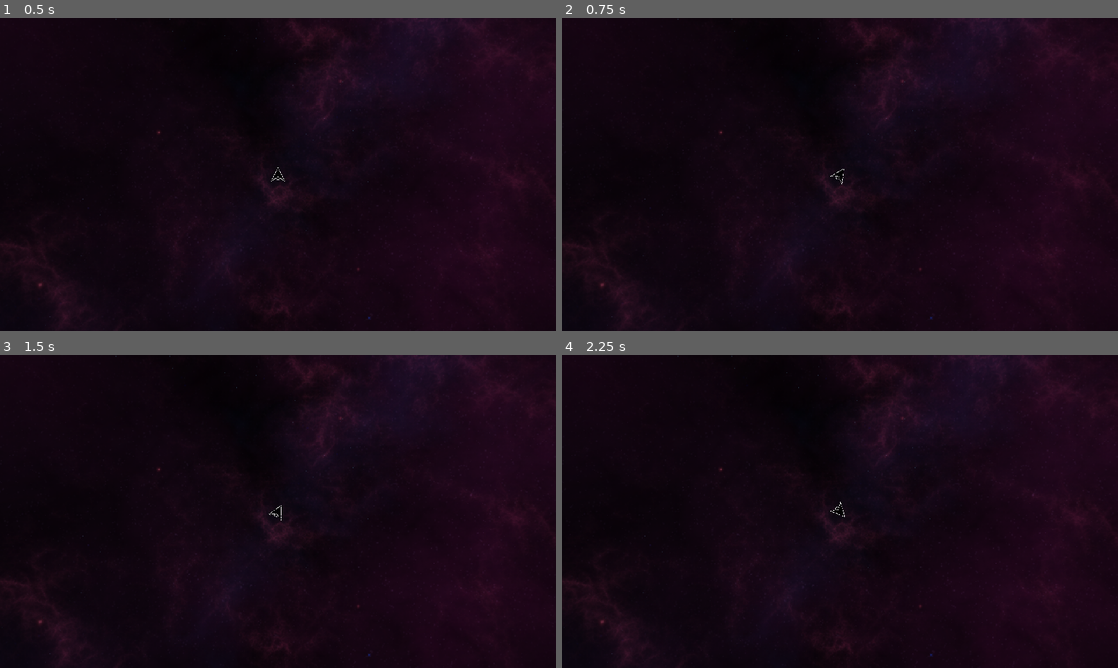
Above: before the commit, frames 1-4 (two rows, left to right).
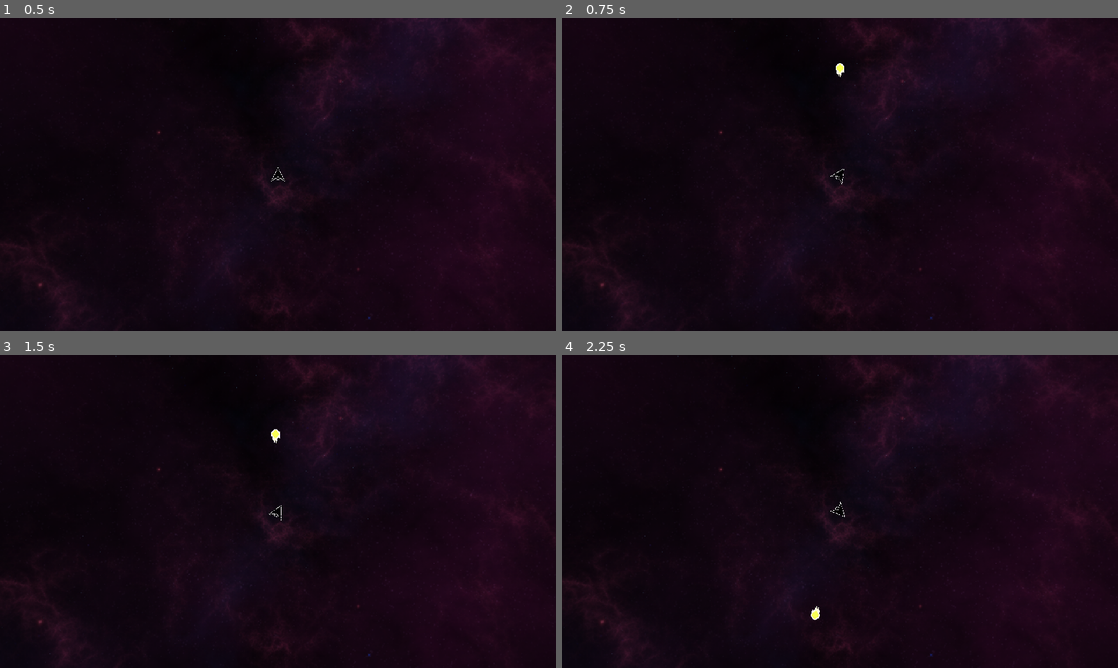
Above: after the commit, the same moments.

Repository: Portalbot1020/Test-Games
Game: Godot game, scene res://scenes/game.tscn
The game is run twice, just before and just after one commit, with the same random seed, the same clock (stepped at 60 frames per second) and the same inputs.
Inputs:
- Up to frame 1 (0.5 s): no input
- Up to frame 2 (0.75 s): tap Enter at 0.5 s; hold Right (ui_right) from 0.53 s (still down); hold Space (player_shoot) from 0.53 s (still down)
- Up to frame 3 (1.5 s): release Right (ui_right) at 1.28 s; release Space (player_shoot) at 1.28 s; hold Left (ui_left) from 1.28 s (still down); tap Space (player_shoot) at 1.35 s
- Up to frame 4 (2.25 s): release Left (ui_left) at 2.03 s; hold Right (ui_right) from 2.03 s (still down); hold Space (player_shoot) from 2.03 s (still down)

Frame 1 is identical in both runs. In frame 2, less than 0.1% of the frame differs, in the area x 49-51%, y 14-19%; in frame 3, less than 0.1%, in the area x 48-51%, y 23-29%; in frame 4, less than 0.1%.

Commit message:
Player Shoot Function
Player can now shoot with Spacebar

Diff:
--- /dev/null
+++ b/asteroids/scenes/bullet.gd
@@ -0,0 +1,24 @@
+extends Area2D
+
+var speed = 500
+var velocity = Vector2.ZERO
+var lifetime = 2.0
+
+func _ready() -> void:
+	visible = false
+	await get_tree().create_timer(lifetime).timeout
+	queue_free()
+
+func _physics_process(delta: float) -> void:
+	global_position += velocity * delta
+
+func _on_body_entered(body: Node) -> void:
+	if body.is_in_group("asteroids"):
+		body.queue_free()
+		queue_free()
+
+func set_direction(direction: Vector2) -> void:
+	velocity = direction * speed
+	visible = true
+	velocity = direction * speed
+	visible = true  # Show when fired
--- a/asteroids/scenes/bullet.tscn
+++ b/asteroids/scenes/bullet.tscn
@@ -1,7 +1,17 @@
-[gd_scene format=3 uid="uid://ckgmef2ea7q7j"]
+[gd_scene load_steps=4 format=3 uid="uid://ckgmef2ea7q7j"]
 
-[node name="bullet" type="Node2D"]
+[ext_resource type="Texture2D" uid="uid://dts8wm2xjo7u6" path="res://assets/bullet.png" id="1_mkf8s"]
+[ext_resource type="Script" uid="uid://cene8n07gcefs" path="res://scripts/bullet.gd" id="1_y25gk"]
 
-[node name="Area2D" type="Area2D" parent="."]
+[sub_resource type="CircleShape2D" id="CircleShape2D_y25gk"]
+radius = 6.0
 
-[node name="CollisionShape2D" type="CollisionShape2D" parent="Area2D"]
+[node name="bullet" type="Area2D"]
+script = ExtResource("1_y25gk")
+
+[node name="Sprite2D" type="Sprite2D" parent="."]
+texture = ExtResource("1_mkf8s")
+
+[node name="CollisionShape2D" type="CollisionShape2D" parent="."]
+position = Vector2(0, -3)
+shape = SubResource("CircleShape2D_y25gk")
--- a/asteroids/scenes/game.tscn
+++ b/asteroids/scenes/game.tscn
@@ -1,8 +1,9 @@
-[gd_scene load_steps=4 format=3 uid="uid://u532s6li1h6d"]
+[gd_scene load_steps=5 format=3 uid="uid://u532s6li1h6d"]
 
 [ext_resource type="Script" uid="uid://cuog3kjq5kdcp" path="res://scripts/game.gd" id="1_lnu2h"]
 [ext_resource type="PackedScene" uid="uid://b3smxlfy1arp8" path="res://scenes/player.tscn" id="1_uwrxv"]
 [ext_resource type="Texture2D" uid="uid://cq52qowlhe27j" path="res://assets/Purple Nebula 2 - 1024x1024.png" id="2_lnu2h"]
+[ext_resource type="PackedScene" uid="uid://ckgmef2ea7q7j" path="res://scenes/bullet.tscn" id="4_lbhrr"]
 
 [node name="Game" type="Node2D"]
 script = ExtResource("1_lnu2h")
@@ -10,6 +11,8 @@
 [node name="SpaceBg" type="Sprite2D" parent="."]
 texture = ExtResource("2_lnu2h")
 
+[node name="bullet" parent="." instance=ExtResource("4_lbhrr")]
+
 [node name="Player" parent="." instance=ExtResource("1_uwrxv")]
 gravity_scale = 0.0
 
--- /dev/null
+++ b/asteroids/scripts/bullet.gd
@@ -0,0 +1,24 @@
+extends Area2D
+
+var speed = 500
+var velocity = Vector2.ZERO
+var lifetime = 2.0
+
+func _ready() -> void:
+	visible = false  # Hide by default
+	# Set the bullet to be removed after its lifetime
+	await get_tree().create_timer(lifetime).timeout
+	queue_free()
+
+func _physics_process(delta: float) -> void:
+	# Move the bullet based on its velocity
+	global_position += velocity * delta
+
+func _on_body_entered(body: Node) -> void:
+	if body.is_in_group("asteroids"):
+		body.queue_free()
+		queue_free()
+
+func set_direction(direction: Vector2) -> void:
+	velocity = direction * speed
+	visible = true  # Show when fired
--- /dev/null
+++ b/asteroids/scripts/main.gd
@@ -0,0 +1,9 @@
+extends Node2D
+
+func _player_shoot(Bullet, direction, location):
+    var spawned_bullet = Bullet.instantiate()
+    add_child(spawned_bullet)
+    spawned_bullet.rotation = direction
+    spawned_bullet.global_position = location
+    if spawned_bullet.has_method("set_direction"):
+        spawned_bullet.set_direction(Vector2(0, -1).rotated(direction))
--- a/asteroids/scripts/player.gd
+++ b/asteroids/scripts/player.gd
@@ -2,9 +2,10 @@
 
 var thrust = Vector2(0, -250)
 var torque = 1500
-signal shoot(bullet, direction, location)
+var can_shoot = true
+var shoot_cooldown = 0.05
+var Bullet = preload("res://scenes/bullet.tscn")
 
-# Player Movement
 func _integrate_forces(state):
 	if Input.is_action_pressed("ui_up"):
 		state.apply_central_force(thrust.rotated(rotation))
@@ -16,3 +17,18 @@
 	if Input.is_action_pressed("ui_left"):
 		rotation_direction -= 1
 	state.apply_torque(rotation_direction * torque)
+
+func _input(event):
+	if event.is_action_pressed("player_shoot") and can_shoot:
+		shoot_bullet()
+		can_shoot = false
+		await get_tree().create_timer(shoot_cooldown).timeout
+		can_shoot = true
+
+func shoot_bullet():
+	var bullet = Bullet.instantiate()
+	var direction = Vector2(0, -1).rotated(rotation)
+	get_tree().current_scene.add_child(bullet)
+	bullet.global_position = global_position + direction * 20
+	bullet.rotation = rotation
+	bullet.set_direction(direction)
Binary file added: asteroids/assets/bullet.png
Not shown, added: asteroids/assets/bullet.png.import
Not shown, added: asteroids/scripts/bullet.gd.uid
Not shown, added: asteroids/scripts/main.gd.uid
